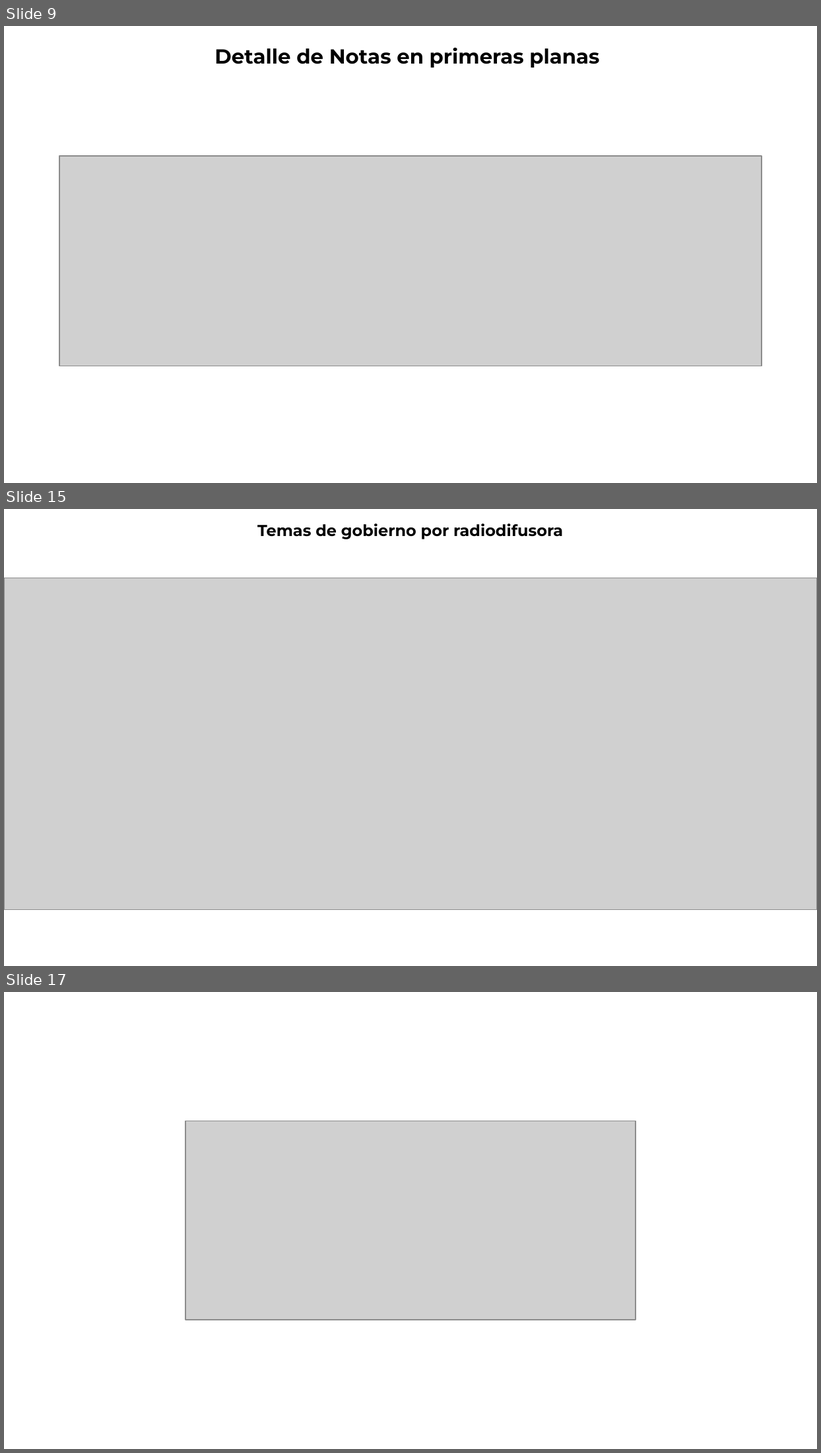
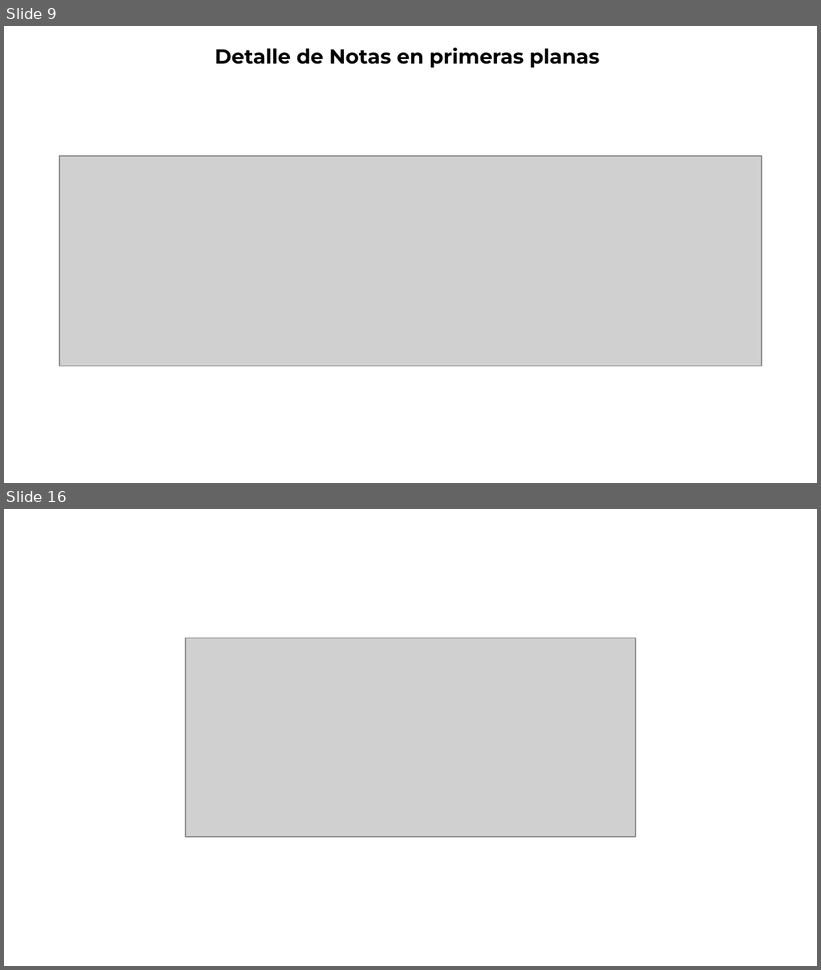
Before and after one commit to thelonious9/Reporteportadas, a slide deck: Reporte 220626.pptx. Shown one above the other, each under a label of ours: slides 9, 15 and 17 before the commit, slides 9 and 16 after it; the slides between them are not shown. The pictures are 821x1453 and 821x970 pixels, drawn with LibreOffice and Linux fonts; fonts in the diff are those of the drawing; grey boxes stand for pictures; background and template pictures are left out. Boxes give left, top, right and bottom in pixels: in the first picture for what was removed or moved away, otherwise in the second. Text is boxed around its words. In the diff, an @@ line names an element or a change of style, - is before the commit and + after.

```diff
--- a/Reporte 220626.pptx
+++ b/Reporte 220626.pptx
@@ slide 15 removed at [4,509,817,966], background #FFFFFF @@
@@ text removed at [257,524,563,539] @@
-Temas de gobierno por radiodifusora
@@ picture removed at [4,578,817,910] @@
@@ what was slide 17 is now slide 16 @@
```
Also in this commit, not shown: 4 slides changed.
